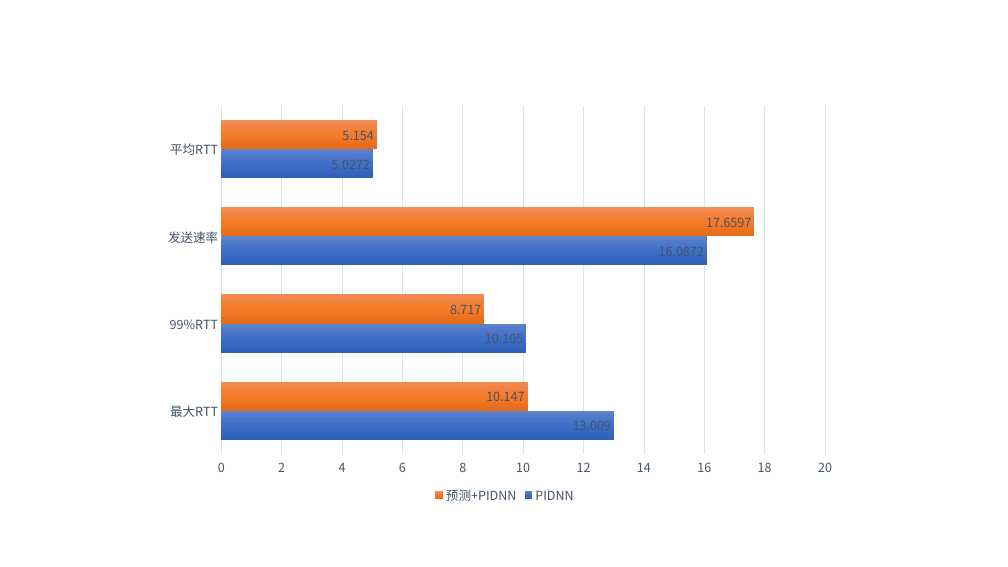
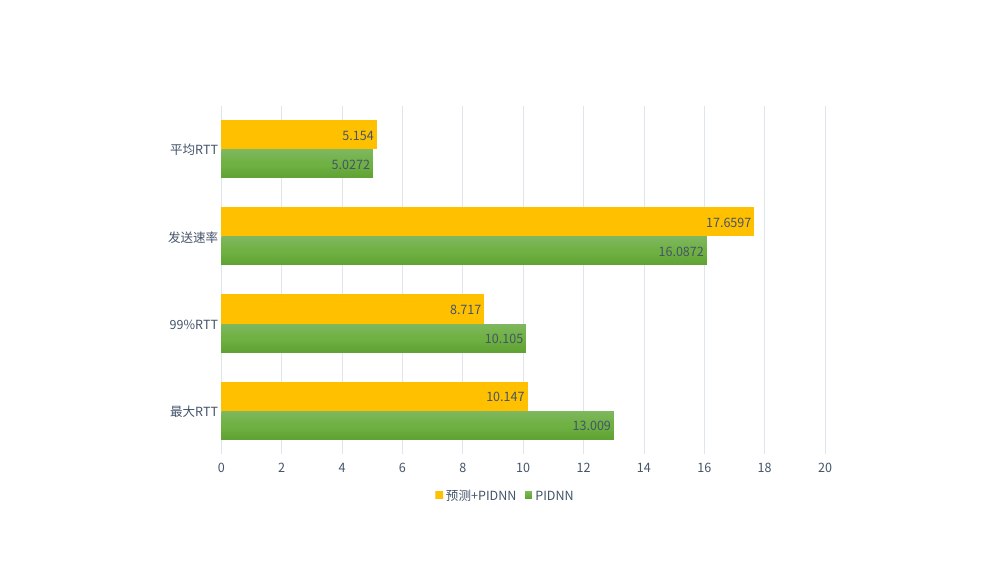
Before and after one commit to JinPeng-Zhang/DCN-LSTM_PID-congestion-control, a slide deck: slide 42 of paper/毕设思路 [自动保存的] [自动保存的].pptx. Drawn at 1008x567 pixels with LibreOffice and Linux fonts; fonts in the diff are those of the drawing. Boxes give left, top, right and bottom in pixels: in the first picture for what was removed or moved away, otherwise in the second. Text is boxed around its words. In the diff, an @@ line names an element or a change of style, - is before the commit and + after.

```diff
--- a/paper/毕设思路 [自动保存的] [自动保存的].pptx
+++ b/paper/毕设思路 [自动保存的] [自动保存的].pptx
@@ bar chart at (168, 60, 840, 508) @@
@@ colour of PIDNN gradient #6183CB to #3E70CA to #3062BB to gradient #81B861 to #6FB242 to #62A336 @@
@@ colour of 预测+PIDNN gradient #F18C57 to #F67B28 to #E56C19 to #FFC000 @@
```
Also in this commit, not shown: 7 other files.
